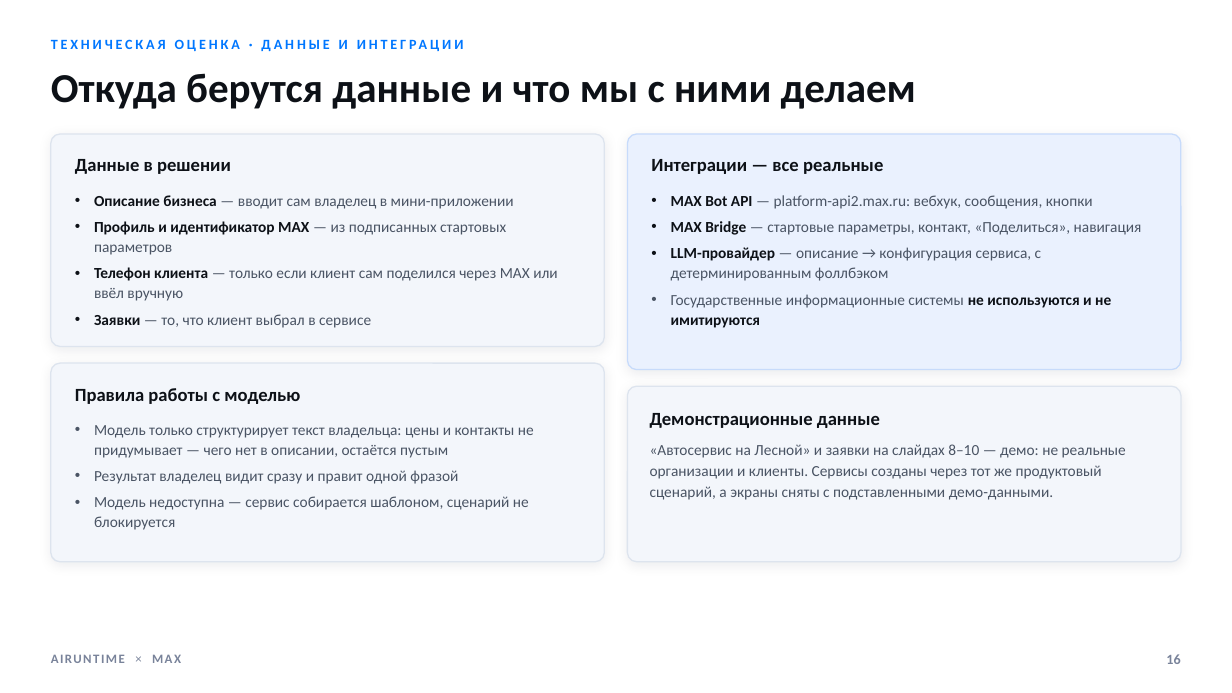
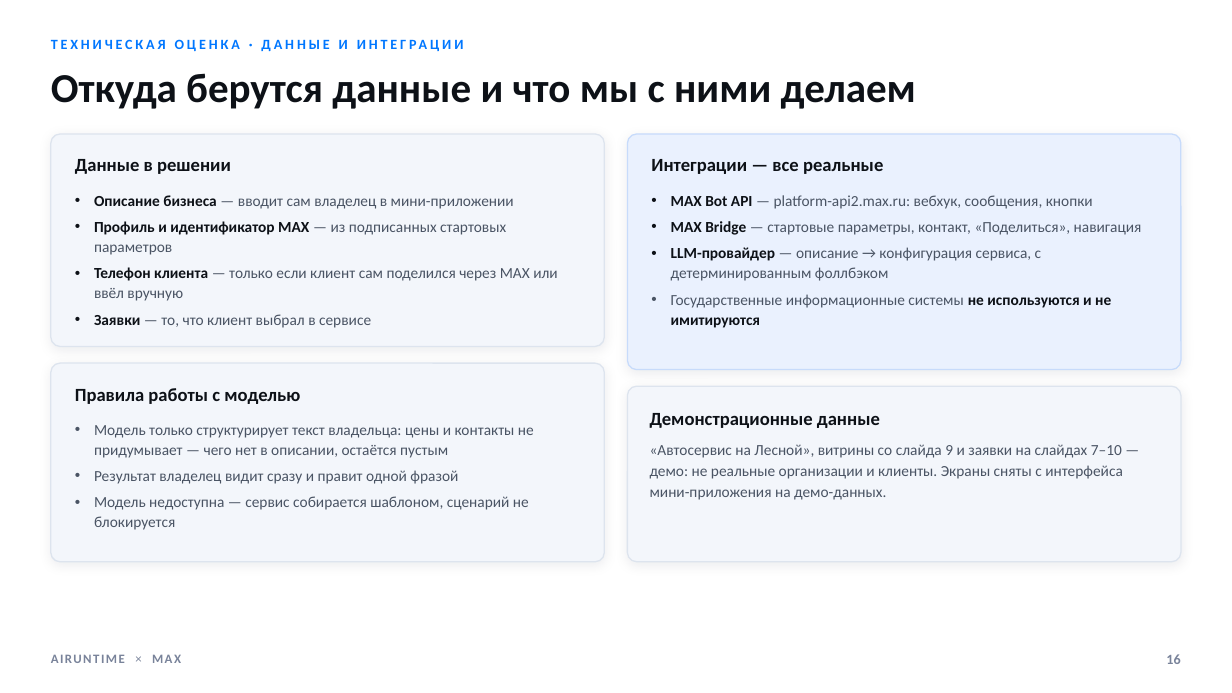
Before and after one commit to airuntime-ru/airuntime, a slide deck: slide 16 of docs/max-presentation/presentation.pptx. Drawn at 1232x693 pixels with LibreOffice and Linux fonts; fonts in the diff are those of the drawing. Boxes give left, top, right and bottom in pixels: in the first picture for what was removed or moved away, otherwise in the second. Text is boxed around its words. In the diff, an @@ line names an element or a change of style, - is before the commit and + after.

```diff
--- a/docs/max-presentation/presentation.pptx
+++ b/docs/max-presentation/presentation.pptx
@@ text at (650,444,1123,500): text changed @@
-«Автосервис на Лесной» и заявки на слайдах 8–10 — демо: не реальные организации и клиенты. Сервисы созданы через тот же продуктовый сценарий, а экраны сняты с подставленными демо-данными.
+«Автосервис на Лесной», витрины со слайда 9 и заявки на слайдах 7–10 — демо: не реальные организации и клиенты. Экраны сняты с интерфейса мини-приложения на демо-данных.
```
Also in this commit, not shown: 18 other slides changed, 2 slides added, 1 slide removed, 33 other files.
